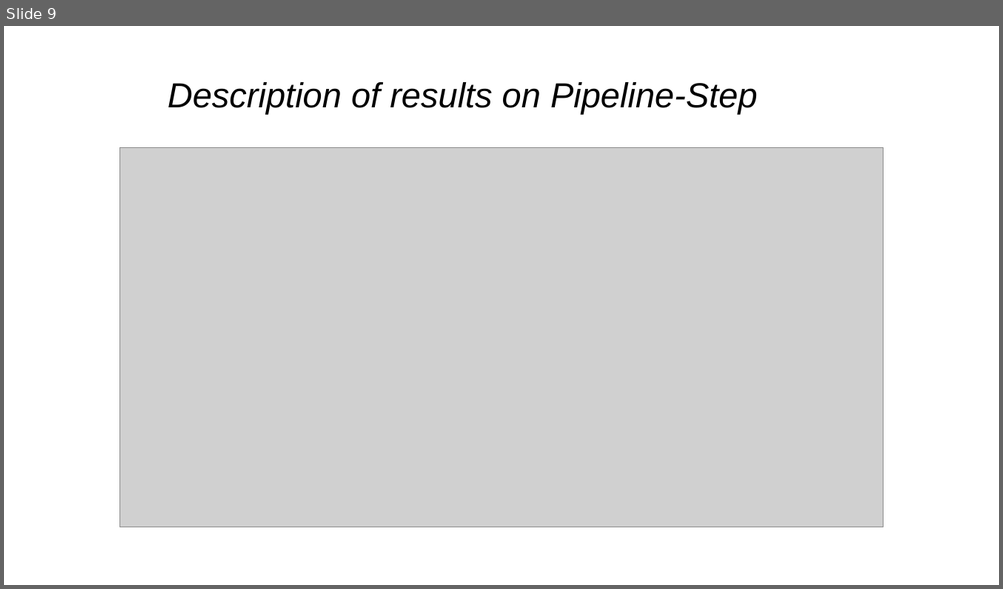
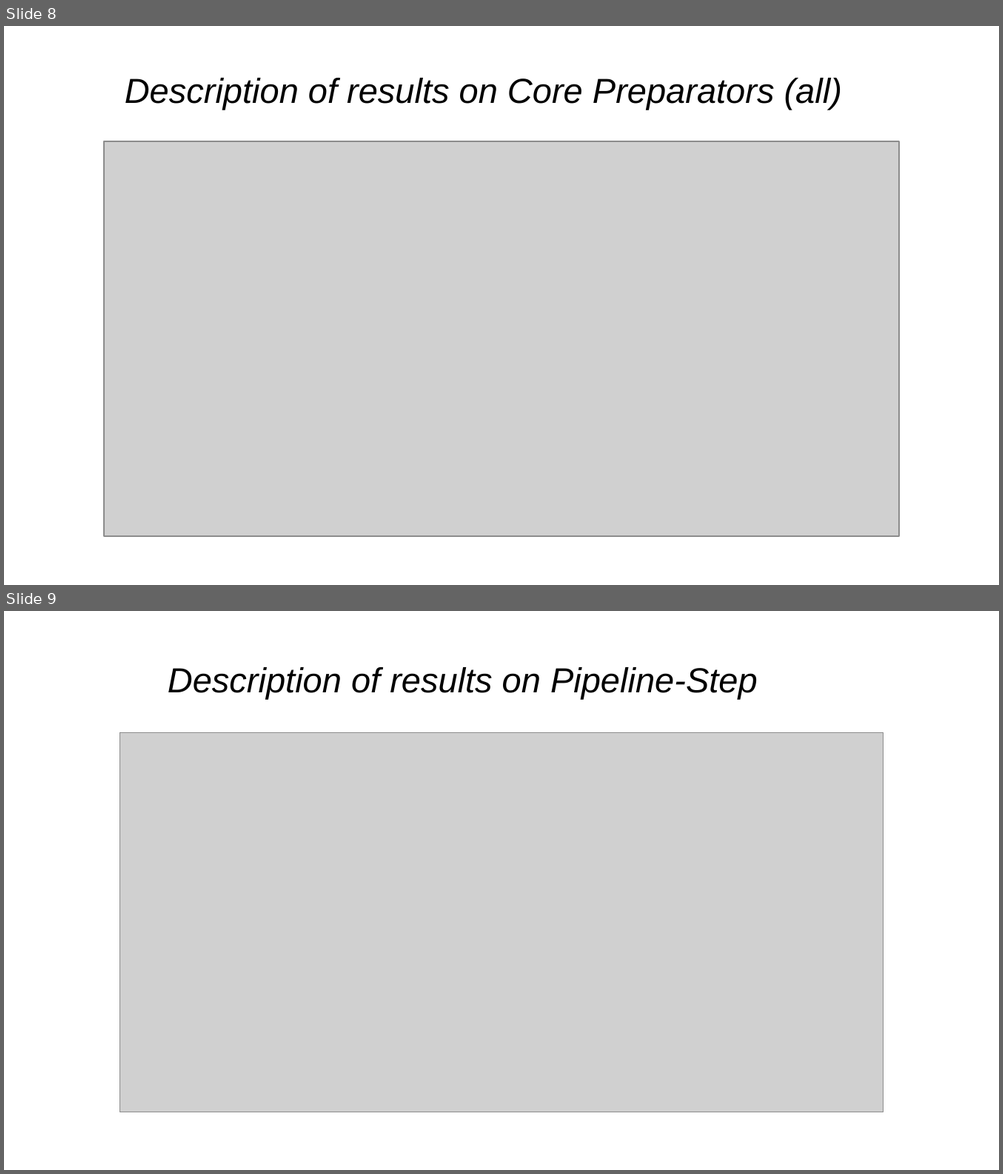
Before and after one commit to cosimop2000/BDMG-vehicle-accidents, a slide deck: Ferrari-Pavone-Pederzoli.pptx. Shown one above the other, each under a label of ours: slide 9 before the commit, slides 8 and 9 after it. The pictures are 1003x589 and 1003x1174 pixels, drawn with LibreOffice and Linux fonts; fonts in the diff are those of the drawing; grey boxes stand for pictures. Boxes give left, top, right and bottom in pixels: in the first picture for what was removed or moved away, otherwise in the second. Text is boxed around its words. In the diff, an @@ line names an element or a change of style, - is before the commit and + after.

```diff
--- a/Ferrari-Pavone-Pederzoli.pptx
+++ b/Ferrari-Pavone-Pederzoli.pptx
@@ slide 8 added at <box>4,26,999,585</box>, background #FFFFFF @@
@@ title added at <box>125,78,842,110</box>, 25.2 pt, text #000000, italic @@
+Description of results on Core Preparators (all)
@@ picture added at <box>103,141,898,536</box> @@
```
Also in this commit, not shown: 2 other slides added, 3 slides removed.
